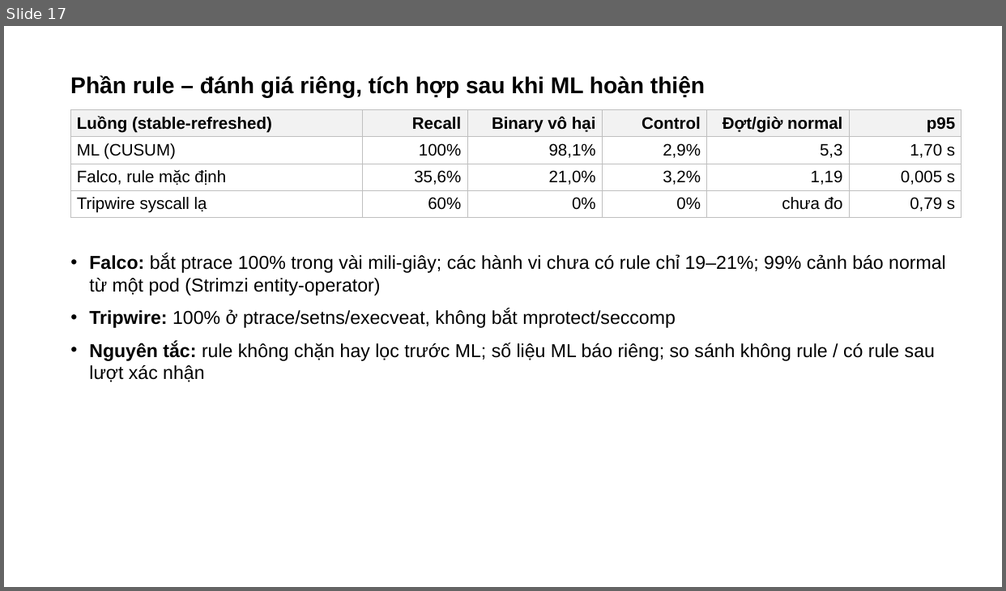
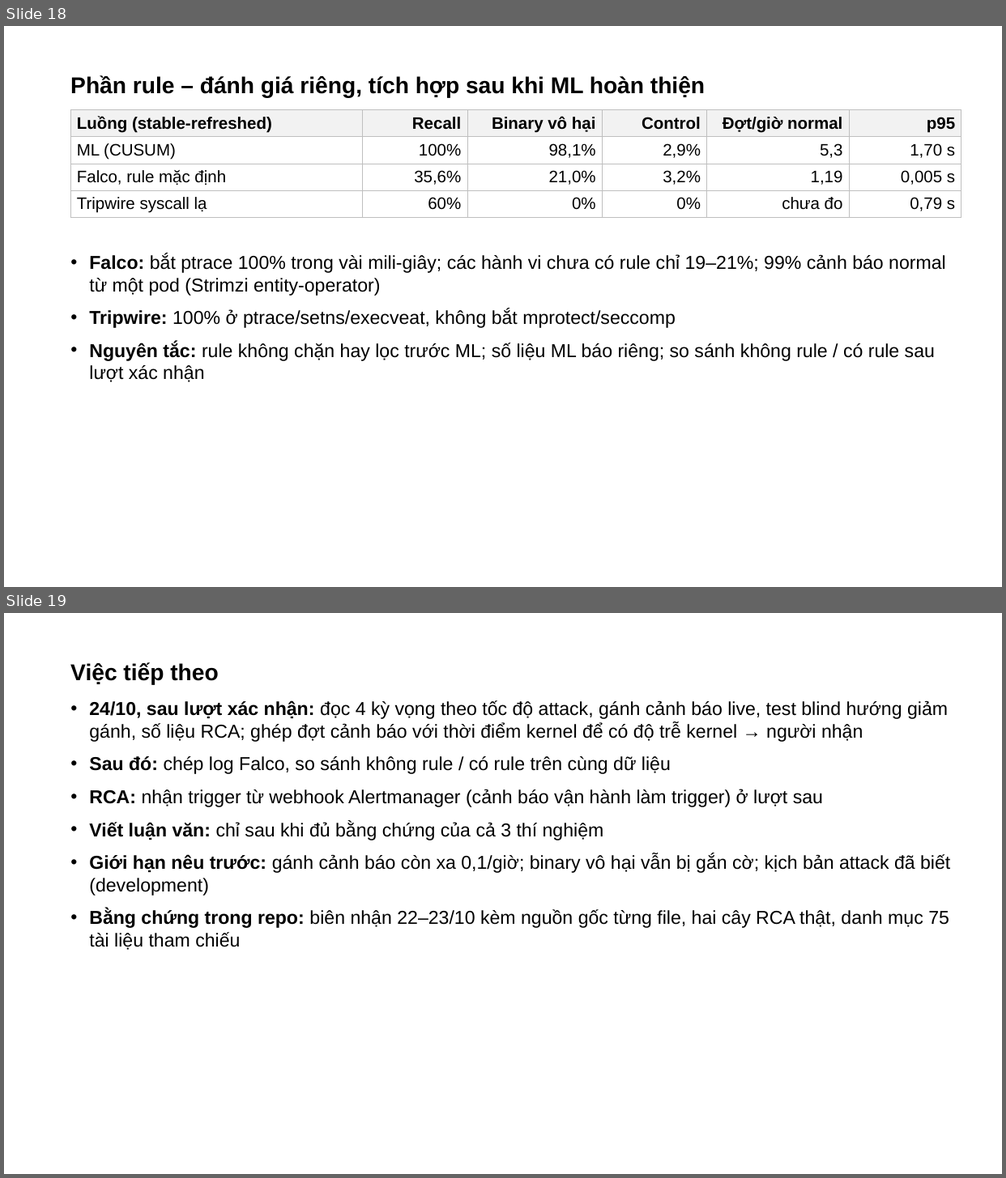
Before and after one commit to tndat-dev/eBPF-project, a slide deck: docs/Slide-runtime_security(23_10).pptx. Shown one above the other, each under a label of ours: slide 17 before the commit, slides 18 and 19 after it. The pictures are 1006x591 and 1006x1178 pixels, drawn with LibreOffice and Linux fonts; fonts in the diff are those of the drawing. Boxes give left, top, right and bottom in pixels: in the first picture for what was removed or moved away, otherwise in the second. Text is boxed around its words. In the diff, an @@ line names an element or a change of style, - is before the commit and + after.

Commit message:
docs 23/10: progress report and deck updated - owner's edits kept, no CI, figures in the report, operational alert test, RCA IP mapping fix and example tree, feature groups under CUSUM cap

```diff
--- a/docs/Slide-runtime_security(23_10).pptx
+++ b/docs/Slide-runtime_security(23_10).pptx
@@ slide 19 added at (4, 613, 1002, 1174), background #FFFFFF @@
@@ title added at (70, 662, 218, 685), 22 pt, text #000000, bold @@
+Việc tiếp theo
@@ text added at (89, 700, 950, 950), 18 pt, text #000000 @@
+• 24/10, sau lượt xác nhận: đọc 4 kỳ vọng theo tốc độ attack, gánh cảnh báo live, test blind hướng giảm gánh, số liệu RCA; ghép đợt cảnh báo với thời điểm kernel để có độ trễ kernel → người nhận
+• Sau đó: chép log Falco, so sánh không rule / có rule trên cùng dữ liệu
+• RCA: nhận trigger từ webhook Alertmanager (cảnh báo vận hành làm trigger) ở lượt sau
+• Viết luận văn: chỉ sau khi đủ bằng chứng của cả 3 thí nghiệm
+• Giới hạn nêu trước: gánh cảnh báo còn xa 0,1/giờ; binary vô hại vẫn bị gắn cờ; kịch bản attack đã biết (development)
+• Bằng chứng trong repo: biên nhận 22–23/10 kèm nguồn gốc từng file, hai cây RCA thật, danh mục 75 tài liệu tham chiếu
@@ what was slide 17 is now slide 18 @@
```
Also in this commit, not shown: 9 slides changed, 1 other slide added, 1 slide removed, 2 other files.
